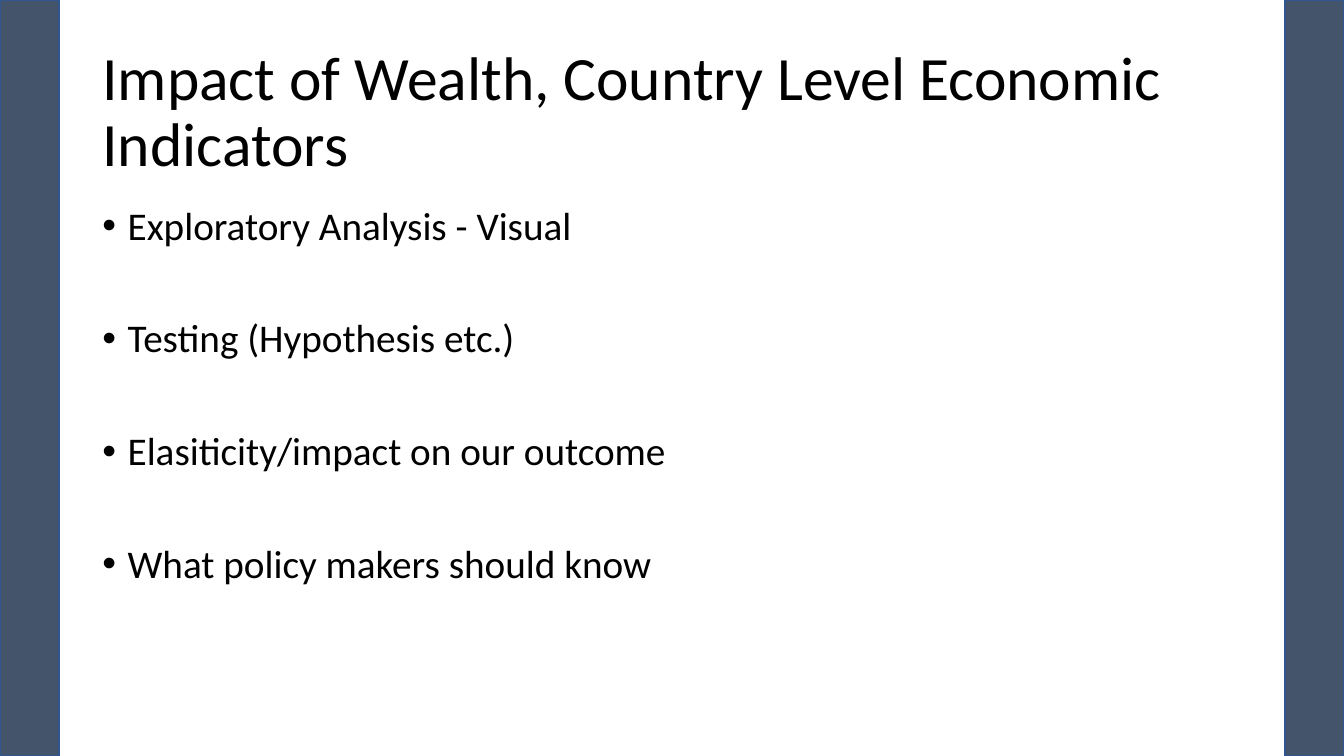
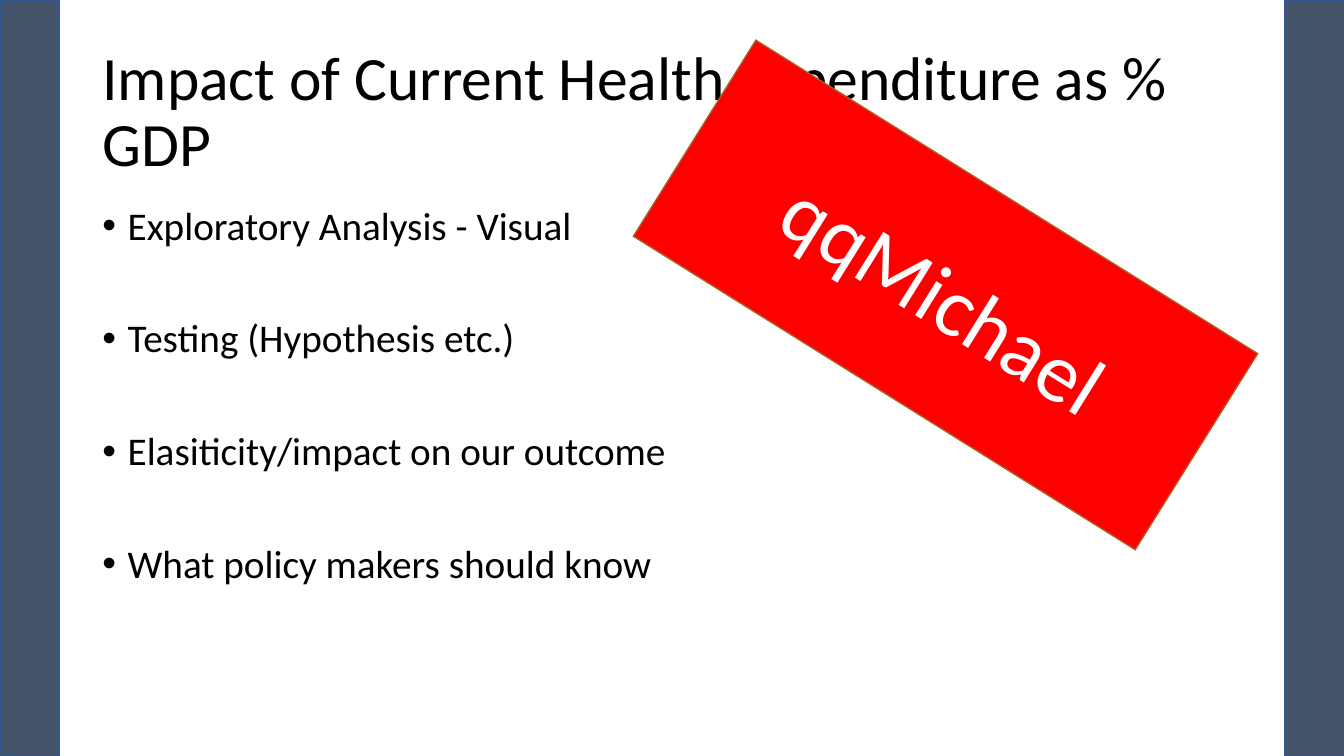
Before and after one commit to pewilliams/regression-mei-team-proj, a slide deck: slide 22 of presentation/Team-25.pptx (slide 21 before the commit). Drawn at 1344x756 pixels with LibreOffice and Linux fonts; fonts in the diff are those of the drawing. Boxes give left, top, right and bottom in pixels: in the first picture for what was removed or moved away, otherwise in the second. Text is boxed around its words. In the diff, an @@ line names an element or a change of style, - is before the commit and + after.

```diff
--- a/presentation/Team-25.pptx
+++ b/presentation/Team-25.pptx
@@ title at box(102, 48, 1109, 167): text changed @@
-Impact of Wealth, Country Level Economic Indicators
+Impact of Current Health Expenditure as % GDP
@@ rectangle added at box(634, 40, 1258, 550), fill #FF0000, outline #AF5C24 1 pt, 60 pt, text #FFFFFF @@
+qqMichael
```
Also in this commit, not shown: 5 other slides changed, 1 slide added, 2 other files.
